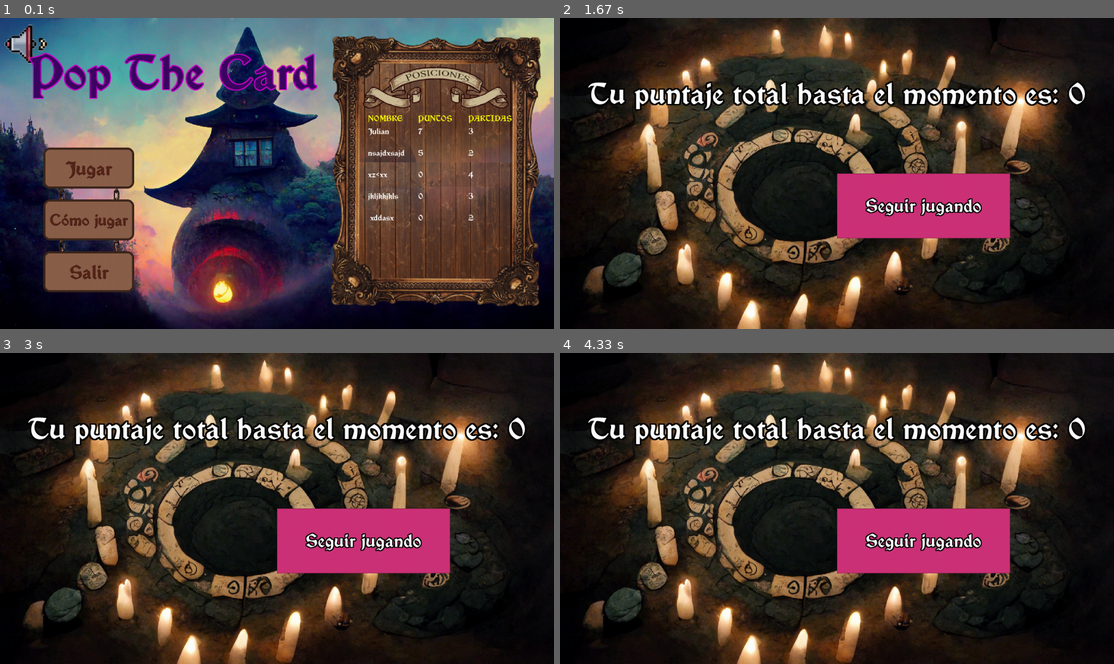
Above: before the commit, frames 1-4 (two rows, left to right).
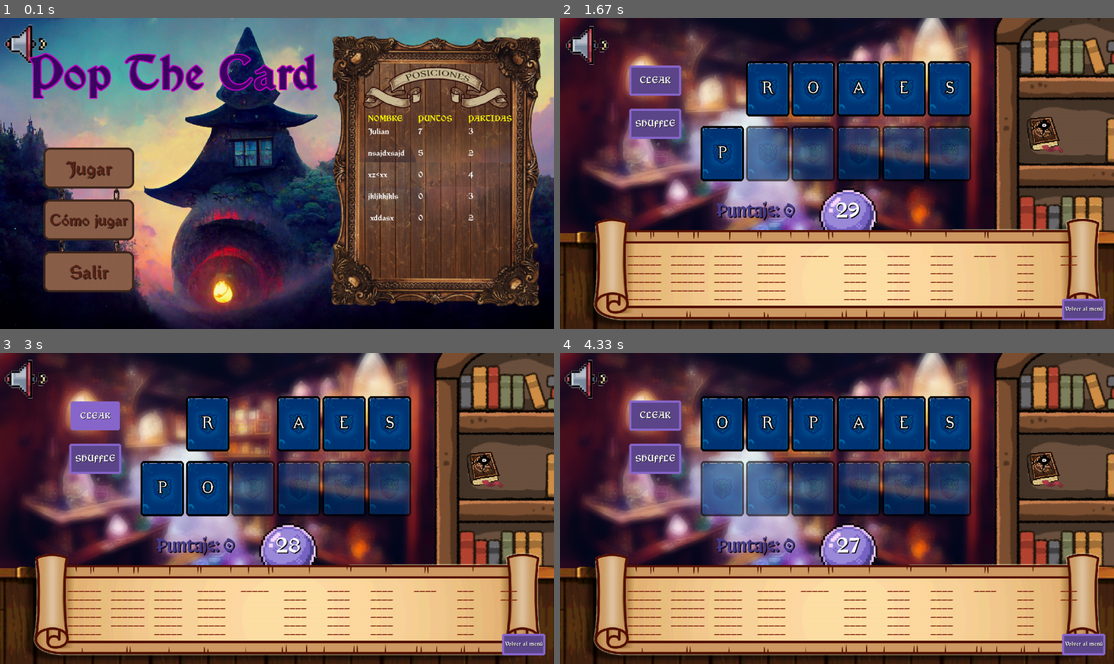
Above: after the commit, the same moments.

Repository: juliancz-a/SP_GRUPO_5_Pygame
Game: pygame game, started from code/main.py
The game is run twice, just before and just after one commit, with the same random seed, the same clock (stepped at 60 frames per second) and the same inputs.
Inputs (mouse positions are in pixels of both pictures, inside the frame that each line leads up to):
- Up to frame 1 (0.1 s): no input
- Up to frame 2 (1.67 s): click "Jugar" at 0.38 s; press the mouse at (587, 42) at 0.7 s; move the mouse to (643, 77) at 0.8 s; release the mouse at (704, 111) at 0.93 s; press the mouse at (587, 42) at 1.58 s
- Up to frame 3 (3 s): move the mouse to (127, 393) at 1.68 s; release the mouse at (232, 405) at 1.82 s; press the mouse at (94, 415) at 2.92 s
- Up to frame 4 (4.33 s): move the mouse to (654, 412) at 3.02 s; release the mouse at (659, 412) at 3.15 s; press the mouse at (903, 424) at 3.25 s; move the mouse to (897, 443) at 3.35 s; release the mouse at (892, 464) at 3.48 s

The runs differ from the first frame. In frame 1, 0.2% of the frame differs, in the area x 9-24%, y 46-85%; in frame 2, 91%; in frame 3, 91%; in frame 4, 91%, in the area x 0-100%, y 0-100%.

Commit message:
documentacion_1

Diff:
--- a/code/constantes.py
+++ b/code/constantes.py
@@ -59,7 +59,7 @@
 FINISH_MATCH_MUSIC = r"code\data\sound\finishmatch_music.mp3"
 
 #MAX_TIME_MATCH
-TIEMPO_LIMITE = 1
+TIEMPO_LIMITE = 30
 
 #CONFIG PATH
 SCOREBOARD_PATH = r"code\data\config\scoreboard.csv"
--- a/code/data/config/assets_cfg.py
+++ b/code/data/config/assets_cfg.py
@@ -8,7 +8,7 @@
               "box": Box((100,540), (210,95), press_sound=PRESS_SOUND),
               "colors": [COLOR_BOX, BORDE_BOX, HOVER_BOX],
               "config": [15, 5],
-              "text": ["Salir", LETRAS_2, FUENTE_1, 60, "shadow", 1, BORDE_2, True],
+              "text": ["Salir", LETRAS_2, FUENTE_1, 60, "shadow", 2, BORDE_2, True],
               "interaction" : True
               }
 
@@ -16,7 +16,7 @@
               "box": Box((100,300), (210,95), press_sound=PRESS_SOUND),
               "colors": [COLOR_BOX, BORDE_BOX, HOVER_BOX],
               "config": [15, 5],
-              "text": ["Jugar", LETRAS_2, FUENTE_1, 60, "shadow", 1, BORDE_2, True],
+              "text": ["Jugar", LETRAS_2, FUENTE_1, 60, "shadow", 2, BORDE_2, True],
               "interaction" : True
               }
 
@@ -24,7 +24,7 @@
               "box": Box((100,420), (210,95), press_sound=PRESS_SOUND),
               "colors": [COLOR_BOX, BORDE_BOX, HOVER_BOX],
               "config": [15, 5],
-              "text": ["Cómo jugar", LETRAS_2, FUENTE_1, 50, "shadow", 1, BORDE_2, True],
+              "text": ["Cómo jugar", LETRAS_2, FUENTE_1, 50, "shadow", 2, BORDE_2, True],
               "interaction" : True
               }
 
@@ -79,13 +79,13 @@
                "text" : []
                }
 
-timer = {"box": Box((618, 420), (50,50)),
+timer = {"box": Box((640, 420), (50,50)),
         "colors": [],
         "config" : [],
         "text" : []
         }
 
-score_text = {"box": Box((400, 410), (100,50)),
+score_text = {"box": Box((400, 420), (100,50)),
             "colors": [],
             "config" : [],
             "text" : []
--- a/code/game_states/class_menu.py
+++ b/code/game_states/class_menu.py
@@ -43,7 +43,7 @@
         self.surface.fill("white")
 
         draw_assets(self.surface, box_list , images, self.assets_config)
-        Scoreboard(FUENTE_1, self.surface, self.lista_jugadores).draw()
+        Scoreboard(FUENTE_1, self.surface, self.lista_jugadores).draw_scoreboard(7)
 
         pygame.display.update()
 
--- a/code/game_tools/extra_functions.py
+++ b/code/game_tools/extra_functions.py
@@ -2,7 +2,19 @@
 from constantes import *
 import random
 
-def ordenar_elementos (list:list[dict], orden:int, key = None):
+def ordenar_elementos (list: list[dict], orden: int, key: str = None) -> str:
+    """
+    Método de ordenamiento bubble sort.
+
+    Args:
+        list (list[dict]): Lista a ordenar
+        orden (int): Tipo de orden (Ascendente o descendente)
+        key (str, optional): En caso de existir, se ordena la lista según
+        el valor de la key.
+
+    Returns:
+        str: El primer elemento de la lista.
+    """
 
     for i in range(len(list) - 1):
         for j in range(i + 1, len(list)):
@@ -24,9 +36,20 @@
                     else:
                         if list[i] <= list[j]:
                             swap(list, i, j)
-    return list[0]
+
+    first_element = list[0]
+
+    return first_element
 
 def swap(list:list[dict], a:int, b:int):
+    """
+    Intercambia los elementos de la lista en posiciones 'a' y 'b'.
+
+    Args:
+        list (list[dict]): Lista donde se encuentran los elementos.
+        a (int): Primer elemento a intercambiar.
+        b (int): Segundo elemento a intercambiar.
+    """
     aux = list[a]
     list[a] = list[b]
     list[b] = aux
@@ -35,13 +58,35 @@
     return operacion(x, y)
 
 
-def render_multi_line(surface, text, x, y, font_size, center_text = False):
+def render_multi_line(surface: pygame.Surface, text: str, x: int, y: int, font_size: int, center_text: bool = False):
+    """
+    Separa un texto según los saltos de línea, para mostrar línea por línea en pantalla.
+
+    Args:
+        surface (pygame.Surface): Superficie de la aplicación.
+        text (str): Oración a mostrar en pantalla.
+        x (int): Coordenada horizontal en la superficie.
+        y (int): Coordenada vertical en la superficie.
+        font_size (int): Tamaño de las letras a mostrar en pantalla.
+        center_text (bool, optional): Inicializda en False. Si es True, escribe el texto.
+        desde el punto central de la pantalla.
+    """
     lines = text.splitlines()
     for i, line in enumerate(lines):
         box_line = Box((x, y + font_size // 3 * i), (50,50))
         box_line.draw_text(surface, line, "white", FUENTE_1, font_size, "shadow", 2, "black", center = center_text)
 
-def select_random_element(actual_element, lista_elementos) -> str | int:
+def select_random_element(actual_element: str | int, lista_elementos: list) -> str | int:
+    """
+    Elige un elemento aleatorio de una lista
+
+    Args:
+        actual_element (str | int): Elemento actualmente seleccionado.
+        lista_elementos (list): La lista con todos los elementos a usar.
+
+    Returns:
+        str | int: Devuelve el elemento seleccionado aleatoriamente.
+    """
 
     random_element = random.choice(lista_elementos)
     while random_element == actual_element:
--- a/code/game_tools/scoreboard.py
+++ b/code/game_tools/scoreboard.py
@@ -11,7 +11,13 @@
 
         self.font = pygame.font.Font(font, 18)
 
-    def draw (self):
+    def draw_scoreboard(self, max_jugadores: int) -> None:
+        """
+        Dibuja el scoreboard con el nombre y la puntuación de los mejores jugadores.
+
+        Args:
+            max_jugadores (int): La cantidad máxima de jugadores a mostrar en pantalla.
+        """
         y = self.draw_pos[1]
         if len(self.player_list) == 0:
             self.header = ["No se han registrado jugadores aún"]
@@ -19,7 +25,7 @@
 
         for i in range(len(self.player_list)):
             y += 50
-            if i < 7:
+            if i < max_jugadores:
 
                 for header in header_data:
 
@@ -27,7 +33,19 @@
                         player_data = self.font.render(str(self.player_list[i][key]), True, "white")
                         self.surface.blit(player_data, (value, y))
 
-    def draw_header (surface:pygame.Surface, header_elements:list[str], font, initial_pos:tuple) -> list:
+    def draw_header (surface: pygame.Surface, header_elements: list[str], font: pygame.font, initial_pos: tuple) -> list:
+        """
+        Muestra en pantalla la cabecera del scoreboard, y
+
+        Args:
+            surface (pygame.Surface): Superficie de la aplicación.
+            header_elements (list[str]): Elementos que componen a la cabecera.
+            font (pygame.font): Fuente a utilizar para el texto.
+            initial_pos (tuple): Posición inicial donde se empezará a mostrar la cabecera.
+
+        Returns:
+            list: Lista con cada header, y la posición que le corresponde en pantalla.
+        """
         x = initial_pos[0]
         y = initial_pos[1]
         header_data = []
--- a/code/game_tools/words.py
+++ b/code/game_tools/words.py
@@ -4,8 +4,19 @@
 from game_tools.extra_functions import *
 from constantes import *
 
-def draw_words (surface:pygame.Surface, matrix:list, words_founded:list, comodin, random_letter):
+def draw_words (surface: pygame.Surface, matrix: list, words_founded: list, comodin_state: int, random_letter: str) -> None:
+    """
+    Recorre la matriz con las palabras que se encuentran en el diccionario de la
+    combinación de letras encontrada, y las muestra en pantalla, sin ser reveladas.
 
+    Args:
+        surface (pygame.Surface): Superficie de la aplicación.
+        matrix (list): Matriz con todas las palabras que se encuentran dentro de la combinación
+        de letras elegida.
+        words_founded (list): Lista de palabras que ya fueron encontradas.
+        comodin_state (int): Recibe el estado de uso del comodin.
+        random_letter (str): Recibe la letra aleatoria que el comodin deberá mostrar.
+    """
     x = 55
 
     for i in range (len(matrix)):
@@ -19,15 +30,15 @@
                 word_text = word
                 word = Box((x, y), (40, 100))
 
-                if comodin == 0:
+                if comodin_state == 0:
                     use_comodin(surface, random_letter, words_founded, word_text, x, y)
 
                 for word_founded in words_founded:
                     if word_founded == matrix[i][j]:
-                        word.draw_text(surface,word_text, COLOR_PALABRA, FUENTE_3, font_size=200, outline="shadow")
+                        word.draw_text(surface, word_text, COLOR_PALABRA, FUENTE_3, font_size=200, outline="shadow")
                         break
 
-                word.draw_text(surface,f"_"*(6-i), COLOR_PALABRA, FUENTE_3, font_size=250)
+                word.draw_text(surface, f"_"*(6-i), COLOR_PALABRA, FUENTE_3, font_size=250)
 
                 y += 20
                 printed +=1
@@ -45,7 +56,17 @@
     score += len(word)
     return score
 
-def normalize_words (combinations) -> list[list]:
+def normalize_words (combinations: list) -> list[list]:
+    """
+    Recibe una lista de palabras, y las transforma en una matriz,
+    la cual se divide según la longitud de las mismas.
+
+    Args:
+        combinations (list): La lista con todas las palabras a encontrar.
+
+    Returns:
+        list[list]: La matriz con las palabras ordenadas según la longitud.
+    """
     palabras = {3: [], 4: [], 5: [], 6: []}
 
     for combination in combinations:
@@ -63,7 +84,16 @@
 
     return matriz
 
-def select_random_letter (combinaciones):
+def select_random_letter(combinaciones: list) -> str:
+    """
+    Extrae una letra aleatoria de una lista de palabras.
+
+    Args:
+        combinaciones (list): Lista con todas las palabras a encontrar.
+
+    Returns:
+        str: Letra para el comodin
+    """
     elemento_random = random.randint(0, len(combinaciones) - 1)
     palabra = combinaciones[elemento_random]
 
@@ -71,7 +101,19 @@
 
     return letra
 
-def use_comodin (surface, letter, words_founded, word_text, x, y):
+def use_comodin(surface: pygame.Surface, letter: str, words_founded: list, word_text: str, x: int, y: int) -> None:
+    """
+    Muestra la letra que el comodin deberá mostrar en la pantalla, en cada una de las palabras
+    que todavía no fueron encontradas.
+
+    Args:
+        surface (pygame.Surface): Superficie de la aplicación.
+        letter (str): Letra aleatoria.
+        words_founded (list): Lista con todas las palabras ya encontradas.
+        word_text (str): Palabra a analizar, para el uso del comodin.
+        x (int): Coordenada horizontal en la superficie.
+        y (int): Coordenada vertical en la superficie.
+    """
     pos = 0
     coincidence = False
 
@@ -90,7 +132,16 @@
 
         letter_box.draw_text(surface, letter[0], COLOR_PALABRA, FUENTE_3, font_size=200, outline="shadow")
 
-def count_select_letters (selected_letters:list) -> int:
+def count_select_letters (selected_letters: list) -> int:
+    """
+    Cuenta la cantidad de letras seleccionadas.
+
+    Args:
+        selected_letters (list): Letras seleccionadas.
+
+    Returns:
+        int: Cantidad de letras seleccionadas.
+    """
     count = 0
     for letter in selected_letters:
         if letter != "":
@@ -98,8 +149,17 @@
 
     return count
 
-def set_combination (lista:list[dict]) -> tuple:
-    #key, values
+def set_combination (lista: list[dict]) -> tuple:
+    """
+    Desde una lista con diccionarios, elige uno aleatorio, para extraer
+    su key y su value.
+
+    Args:
+        lista (list[dict]): Lista con diccionarios.
+
+    Returns:
+        tuple: Tupla con la key, y su value.
+    """
     lista_letras = list(lista[0].keys())
     letras = random.choice(lista_letras)
 
